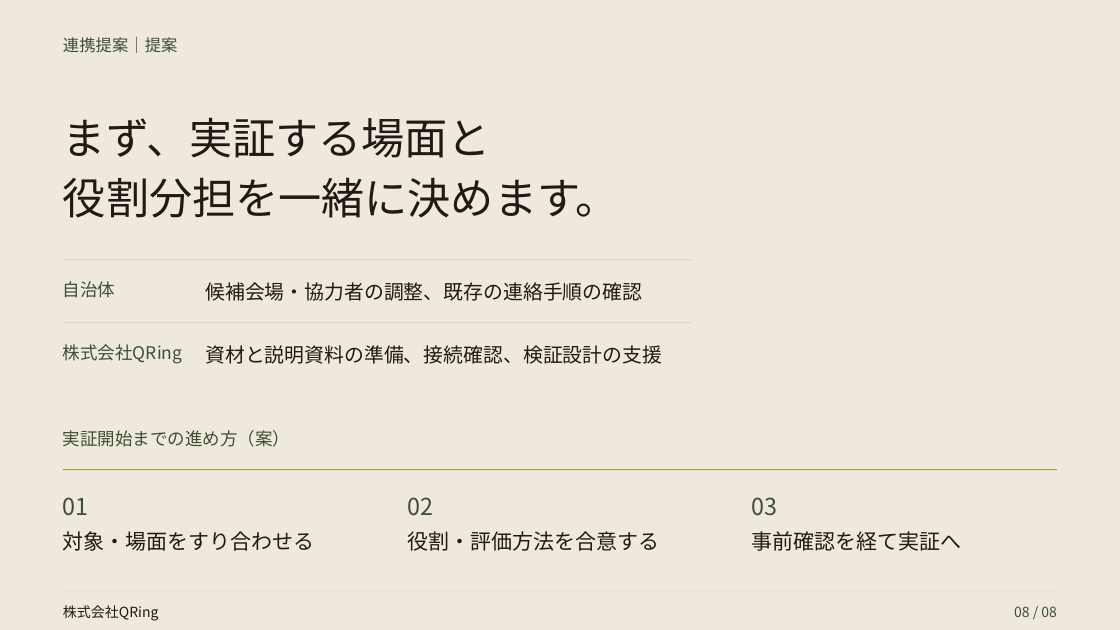
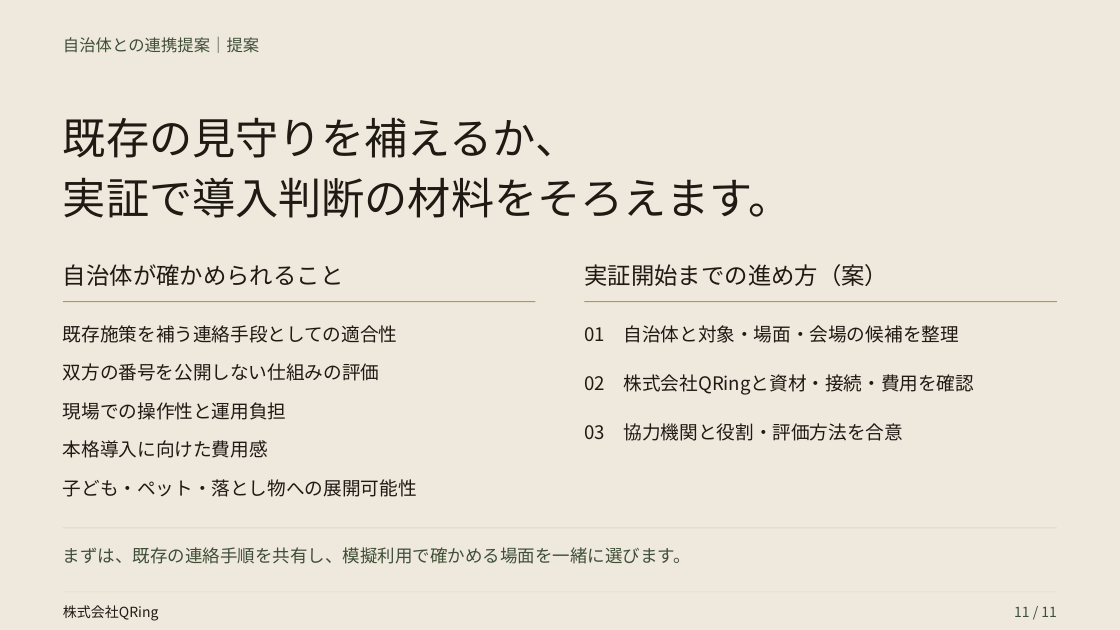
Before and after one commit to akizu815-create/QRing-presentation, a slide deck: slide 11 of decks/municipal/output/deck.pptx (slide 8 before the commit). Drawn at 1120x630 pixels with LibreOffice and Linux fonts; fonts in the diff are those of the drawing. Boxes give left, top, right and bottom in pixels: in the first picture for what was removed or moved away, otherwise in the second. Text is boxed around its words. In the diff, an @@ line names an element or a change of style, - is before the commit and + after.

```diff
--- a/decks/municipal/output/deck.pptx
+++ b/decks/municipal/output/deck.pptx
@@ text at <box>63,37,259,53</box>: text changed @@
-連携提案｜提案
+自治体との連携提案｜提案
@@ text at <box>63,117,578,158</box>: text changed @@
-まず、実証する場面と
+既存の見守りを補えるか、
@@ text at <box>63,177,792,218</box>: text changed @@
-役割分担を一緒に決めます。
+実証で導入判断の材料をそろえます。
@@ rectangle removed at <box>63,259,693,260</box> @@
@@ text added at <box>63,264,343,286</box>, 20 pt, text #1F1A14 @@
+自治体が確かめられること
@@ text "実証開始までの進め方（案）": place and size @@
-text "実証開始までの進め方（案）" at <box>63,430,290,447</box>
+text "実証開始までの進め方（案）" at <box>584,264,888,286</box>
@@ text "実証開始までの進め方（案）" at <box>584,264,888,286</box>: size 15 to 20 pt, text colour #3F4F36 to #1F1A14 @@
@@ text removed at <box>63,281,115,298</box> @@
-自治体
@@ text removed at <box>205,282,642,301</box> @@
-候補会場・協力者の調整、既存の連絡手順の確認
@@ rectangle added at <box>63,301,535,302</box>, fill #B8954B @@
@@ text added at <box>63,325,398,343</box>, 16 pt, text #1F1A14 @@
+既存施策を補う連絡手段としての適合性
@@ text at <box>584,325,959,343</box>: text changed; size 18 to 16 pt @@
-対象・場面をすり合わせる
+01 自治体と対象・場面・会場の候補を整理
@@ rectangle: place and size @@
-rectangle at <box>63,322,693,323</box>
+rectangle at <box>585,301,1057,302</box>
@@ rectangle at <box>585,301,1057,302</box>: fill #E2D7C2 to #B8954B @@
@@ text removed at <box>63,344,182,364</box> @@
-株式会社QRing
@@ text at <box>63,363,380,381</box>: text changed; size 17 to 16 pt @@
-資材と説明資料の準備、接続確認、検証設計の支援
+双方の番号を公開しない仕組みの評価
@@ text at <box>584,374,975,395</box>: text changed; size 20 to 16 pt; text colour #3F4F36 to #1F1A14 @@
-02
+02 株式会社QRingと資材・接続・費用を確認
@@ text added at <box>63,402,286,420</box>, 16 pt, text #1F1A14 @@
+現場での操作性と運用負担
@@ text added at <box>63,440,268,458</box>, 16 pt, text #1F1A14 @@
+本格導入に向けた費用感
@@ text at <box>584,423,903,441</box>: text changed; size 18 to 16 pt @@
-役割・評価方法を合意する
+03 協力機関と役割・評価方法を合意
@@ text added at <box>63,479,417,497</box>, 16 pt, text #1F1A14 @@
+子ども・ペット・落とし物への展開可能性
@@ text removed at <box>63,497,89,516</box> @@
-01
@@ text removed at <box>751,497,777,516</box> @@
-03
@@ rectangle: place and size @@
-rectangle at <box>63,469,1057,470</box>
+rectangle at <box>63,528,1057,528</box>
@@ rectangle at <box>63,528,1057,528</box>: fill #B8954B to #E2D7C2 @@
@@ text at <box>63,547,691,564</box>: text changed; size 18 to 15 pt; text colour #1F1A14 to #3F4F36 @@
-事前確認を経て実証へ
+まずは、既存の連絡手順を共有し、模擬利用で確かめる場面を一緒に選びます。
@@ text at <box>1014,606,1057,617</box>: text changed @@
-08 / 08
+11 / 11
```
Also in this commit, not shown: 5 other slides changed, 5 slides added, 2 slides removed, 19 other files.
